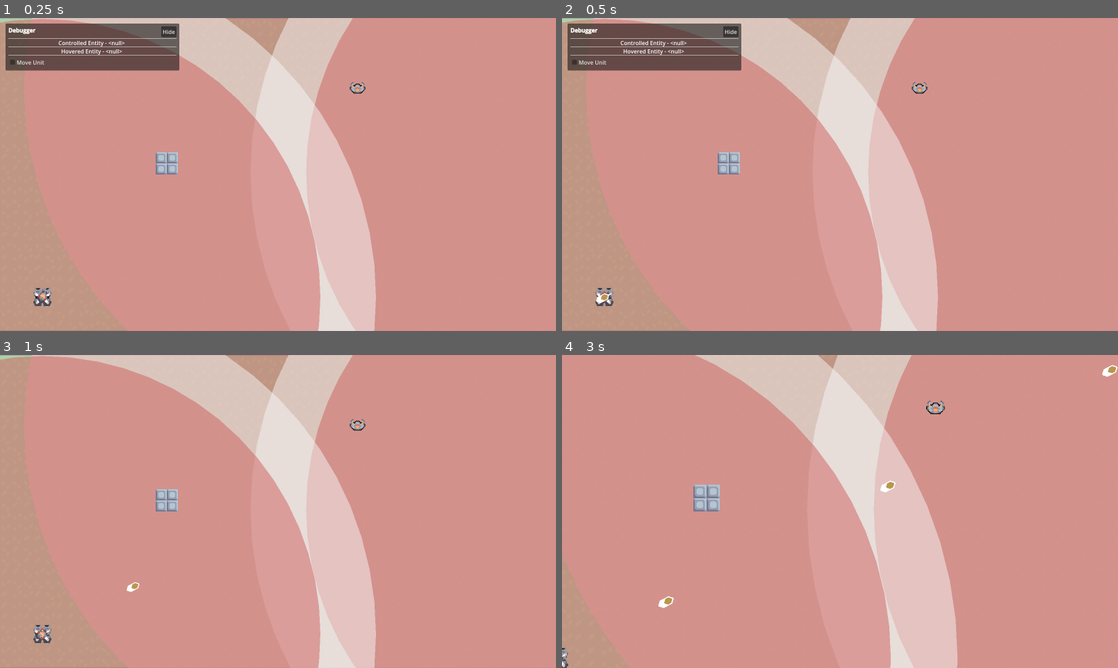
Above: before the commit, frames 1-4 (two rows, left to right).
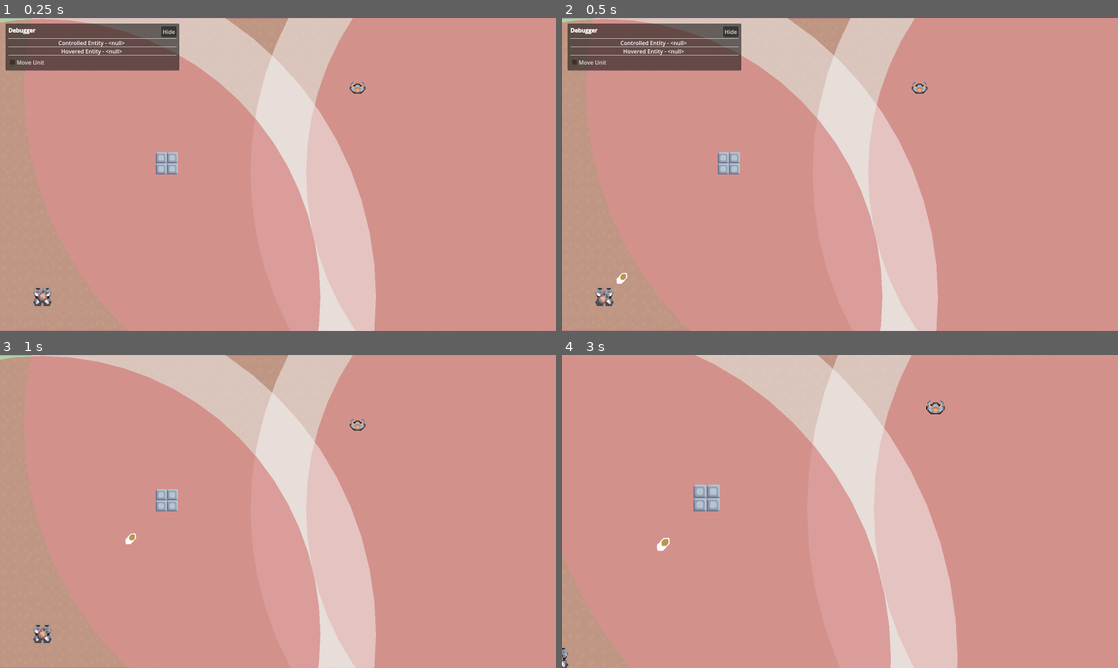
Above: after the commit, the same moments.

Repository: ToxicStarfall/mindustry-recreation
Game: Godot game, scene res://main.tscn
Same seed, same stepped clock (60 frames per second), same inputs: the game is played once before the commit and once after it.
Inputs (mouse positions are in pixels of both pictures, inside the frame that each line leads up to):
- Up to frame 1 (0.25 s): no input
- Up to frame 2 (0.5 s): no input
- Up to frame 3 (1 s): click "Hide" at 0.5 s
- Up to frame 4 (3 s): tap Enter at 1.25 s; drag from (917, 426) to (734, 505) at 1.27 s; drag from (606, 633) to (734, 505) at 2.02 s; move the mouse to (895, 442) at 2.77 s; hold D (move_right) from 2.78 s (still down); hold Mouse wheel up (zoom_in) from 2.78 s (still down)

Frame 1 is identical in both runs. In frame 2, 0.1% of the frame differs, in the area x 6-12%, y 81-92%; in frame 3, 0.1%; in frame 4, 0.3%, in the area x 0-100%, y 3-98%.

Commit message:
Refactoring and clean up
Added other things for future use

Diff:
--- a/components/node/attack_component.gd
+++ b/components/node/attack_component.gd
@@ -6,6 +6,7 @@
 @export_group("Main Attack")
 @export var weapons: Array[Weapon]
 @export var groups: Array[WeaponGroup]
+
 #@export_category("Special Attack")
 
 @export_category("Toggles")
@@ -13,29 +14,14 @@
 
 var is_attacking: bool = false  ## True when player is overriding attack
 
-#@onready var unit: Unit = get_parent()
+var target: Entity
 
-
-func _unhandled_input(event: InputEvent) -> void:
-	#if get_parent().is_controlled:
-		#if event.is_action_pressed("attack"):
-			#is_attacking = true
-		#if event.is_action_released("attack"):
-			#is_attacking = false
-
-		#if is_attacking:
-			#for weapon in weapons:
-				#weapon.attacking = true
-		#else:
-			#for weapon in weapons:
-				#weapon.attacking = false #if weapon.target == null else true  # Attacking stays true if there is a target.
-	pass
 
 
 func _physics_process(_delta: float) -> void:
 	if is_attacking:
 		for weapon in weapons:
-			weapon.target_position = get_parent().get_global_mouse_position()
+			weapon.targeted_position = owner.get_global_mouse_position()
 
 
 func set_attack_status(status: bool):
@@ -46,8 +32,5 @@
 		#print(weapon.attacking)
 
 		if !owner.is_controlled and !is_attacking:
-			if weapon.target != null:
+			if weapon.targeted_entity != null:
 				weapon.attacking = true  # Enable attacking if there was a previous target once player control stops.
-		#if is_attacking == false and :
-			#if weapon.target != null:
-				#weapon.attacking = true
--- a/components/node/targeting_component.gd
+++ b/components/node/targeting_component.gd
@@ -78,6 +78,21 @@
 				entities.erase(body)
 				targets.erase(body)
 
-				target_lost.emit(current_target)
+				target_lost.emit(current_target)  # NOTE: emitted when valid active or inactive targets exit attack range.
 				current_target = null
 	#print(body)
+
+
+func attack_target(target: Entity = null):
+	if target:
+		pass
+	else:
+		if current_target:
+			target_found.emit(current_target)
+		else:
+			pass
+
+
+
+func find_target() -> Entity:
+	return
--- a/components/resource/weapon_group.gd
+++ b/components/resource/weapon_group.gd
@@ -1,7 +1,9 @@
 class_name WeaponGroup
-extends Node
+#extends Node
+extends Resource
 
 @export var alternating: bool = true
 @export var alternate_delay: float = 0.0  ## If 0.0, delay is half of weapon
-@export var weapons: Array[Weapon] = []
+@export var weapons: Array[int] = []
+#@export var weapons: Array[Weapon] = []
 @export var subgroups: Array[WeaponGroup]
--- a/editor_tool.gd
+++ b/editor_tool.gd
@@ -10,12 +10,18 @@
 
 
 func _on_scene_tree_node_added(node: Node):
+	if node is Entity:
+		if node.input_pickable == false:
+			node.input_pickable = true
+
+	# Auto add collision
 	if node is HitboxComponent:
 		if !node.has_node("CollisionShape2D"):
 			var collision_shape = CollisionShape2D.new()
 			node.add_child( collision_shape )
 			collision_shape.owner = get_tree().edited_scene_root
 
+	# Auto add and set collision
 	elif node is TargetingComponent:
 		if !node.has_node("CollisionShape2D"):
 			node.collision_layer = 0
--- a/entities/entity.gd
+++ b/entities/entity.gd
@@ -8,7 +8,7 @@
 #@export var body: Body
 
 @export_group("Toggles")
-@export var is_targetable: bool = true
+@export var is_targetable: bool = true  ## Whether or not this entity is able to be targeted by other entities.
 @export var is_controllable: bool = true  ## Whether or not this entity is able to be controlled by the player.
 @export var is_selectable: bool = true  ## Whether or not this entity is able to be selected by the player.
 
@@ -27,15 +27,11 @@
 var weapons: Array[Weapon]
 var statuses: Array
 
-#@export var mouse_hovered: bool = false
-
 
 
 func _init() -> void:
 	child_entered_tree.connect( _on_child_entered_tree )
 	child_exiting_tree.connect( _on_child_exiting_tree )
-	#self.mouse_entered.connect( func(): mouse_hovered = true )
-	#self.mouse_exited.connect( func(): mouse_hovered = false )
 
 
 func _ready() -> void:
@@ -101,11 +97,6 @@
 		if is_selected:
 			pass
 
-	#if event.is_action_pressed("control"):
-		#if mouse_hovered:
-			#is_controlled = true
-			#Events.entity_controlled.emit(self)
-
 
 func _on_hitbox_hit(damage_comp: DamageComponent):
 	#if DefenseComp:
@@ -128,13 +119,13 @@
 ## Runs when there is no current target and a new target is found.
 func _on_target_found(entity: Entity):
 	if !is_controlled:
+		# TODO Fix target found spam when a target is on the edge of attack range.
 		print(self, " - target found: ", entity)
 		if entity.is_targetable:
 			for weapon in weapons:
 				weapon.attacking = true
-				#weapon.target_position = entity.global_position
-				weapon.target = entity
-			pass
+				#weapon.targeted_position = entity.global_position
+				weapon.targeted_entity = entity
 
 
 ## Runs when the current target changes to another valid target.
@@ -144,8 +135,8 @@
 		if entity.is_targetable:
 			for weapon in weapons:
 				#weapon.attacking = true
-				#weapon.target_position = entity.global_position
-				weapon.target = entity
+				#weapon.targeted_position = entity.global_position
+				weapon.targeted_entity = entity
 
 
 ## Runs when the current target is lost and there are no other valid targets.
@@ -155,5 +146,5 @@
 			print(self, " - target lost: ", entity)
 			for weapon in weapons:
 				weapon.attacking = false
-				weapon.target = null
-				weapon.target_position = Vector2.ZERO
+				weapon.targeted_entity = null
+				weapon.targeted_position = Vector2.ZERO
--- a/entities/projectiles/projectile.gd
+++ b/entities/projectiles/projectile.gd
@@ -9,8 +9,8 @@
 #@export var projectile: Texture2D
 #@export var projectile_back: Texture2D
 #@export var casing: Texture2D
-@export var speed: float = 10.0
-@export var lifetime: float = 10.0
+@export var speed: float = 10.0  ## Projectile speed in tiles/second.
+@export var lifetime: float = 10.0  ## Projectile lifeitme in seconds.
 #@export var falloff_curve: Curve
 #@export var spread: float
 #@export var casing_speed: float
--- /dev/null
+++ b/entities/templates/projectile_template.tscn
@@ -0,0 +1,3 @@
+[gd_scene format=3 uid="uid://x5ry22djbi4a"]
+
+[node name="ProjectileTemplate" type="Area2D" unique_id=1732217406]
--- a/entities/units/serpulo/dagger.tscn
+++ b/entities/units/serpulo/dagger.tscn
@@ -13,7 +13,7 @@
 [ext_resource type="Script" uid="uid://hyaclsf4mdaw" path="res://components/resource/weapon_group.gd" id="9_t0bvi"]
 [ext_resource type="Script" uid="uid://cyth0wwtyo0ym" path="res://components/node/targeting_component.gd" id="10_gbal3"]
 [ext_resource type="PackedScene" uid="uid://dbmtjqy8t7d4c" path="res://entities/projectiles/projectile.tscn" id="12_p3vrm"]
-[ext_resource type="Script" uid="uid://dkeiv4mg3ytus" path="res://weapons/turret.gd" id="13_igvuf"]
+[ext_resource type="Script" uid="uid://dkeiv4mg3ytus" path="res://weapons/ranged/turrets/turret.gd" id="13_igvuf"]
 [ext_resource type="Script" uid="uid://dqbskq33gkjmw" path="res://components/resource/damage_component.gd" id="13_y5dy5"]
 [ext_resource type="Texture2D" uid="uid://dbhgtwmkcvpb8" path="res://assets/sprites/entities/units/weapons/large-weapon.png" id="14_p3vrm"]
 [ext_resource type="AudioStream" uid="uid://bc375eituxqg8" path="res://assets/sounds/blaster.ogg" id="17_t0bvi"]
--- a/entities/units/stell/stell.tscn
+++ b/entities/units/stell/stell.tscn
@@ -8,7 +8,7 @@
 [ext_resource type="Script" uid="uid://bcnsah84lvxth" path="res://components/node/hitbox_component.gd" id="6_qa0yu"]
 [ext_resource type="Texture2D" uid="uid://uj3cyumcvnl6" path="res://entities/units/stell/stell-weapon.png" id="6_vr3tf"]
 [ext_resource type="Script" uid="uid://c6clt6s3n5xf4" path="res://components/node/defense_component.gd" id="8_qa0yu"]
-[ext_resource type="Script" uid="uid://dkeiv4mg3ytus" path="res://weapons/turret.gd" id="10_ncd0l"]
+[ext_resource type="Script" uid="uid://dkeiv4mg3ytus" path="res://weapons/ranged/turrets/turret.gd" id="10_ncd0l"]
 [ext_resource type="Script" uid="uid://capwm6jqredjg" path="res://components/node/health_component.gd" id="11_au8vn"]
 [ext_resource type="PackedScene" uid="uid://dbmtjqy8t7d4c" path="res://entities/projectiles/projectile.tscn" id="11_qa0yu"]
 [ext_resource type="Script" uid="uid://bwug1nqyeoi7p" path="res://components/node/movement_component.gd" id="12_nkf8w"]
@@ -103,6 +103,9 @@
 max_polyphony = 2
 area_mask = 2
 
+[node name="Marker2D" type="Marker2D" parent="Turret" unique_id=249404725]
+position = Vector2(13, 5.68248e-07)
+
 [node name="TargetingComponent" type="Area2D" parent="." unique_id=1149713576]
 z_index = -1
 collision_layer = 0
--- a/events.gd
+++ b/events.gd
@@ -8,3 +8,4 @@
 signal entity_selected (entity: Entity)
 
 signal projectile_spawned (projectile: Projectile)
+#signal projectile_spawn_requested (projectile: Projectile)
--- a/weapons/ranged_weapon.gd
+++ b/weapons/ranged/ranged_weapon.gd
@@ -10,22 +10,37 @@
 #@export_file("*.tscn") var projectile_scene: String = "res://scenes/enemies/"
 @export var projectile_scene: PackedScene
 
-@export_subgroup("Animation")
+#@export var overheats: bool = false
+#@export var heat_threshold: float = 100.0
+#@export var heat_rate: float = 10.0
+#@export var cool_rate: float = 8.0
+
+@export_group("Animation")
 @export var recoil_dist: float = 10.0  ## Distance of recoil effect in pixels.
+
+@export_group("Sounds")
+@export var fire_sound: AudioStream
+@export var reload_sound: AudioStream
+#@export var charge: AudioStream
+#@export var heatup_sound: AudioStream
+#@export var cooldown_sound: AudioStream
+
+#@export_group("Toggles")
+#@export var infinite_ammo: bool = false
 
 
 #func _physics_process(delta: float) -> void:
 	#pass
 
 
-#func _attack():
-	#fire_projectile()
+func attack():
+	fire_projectile(targeted_position)
 
 
-func fire_projectile(dir: Vector2, angle):
+func fire_projectile(dir: Vector2):
 	var projectile: Projectile = projectile_scene.instantiate()
-	projectile.faction = get_parent().faction
-	projectile.spawner_entity = get_parent()
+	projectile.faction = self.owner.faction
+	projectile.spawner_entity = self.owner
 	projectile.damage_comp = damage_comp
 	projectile.direction = dir.normalized()
 	projectile.position = self.global_position
--- /dev/null
+++ b/weapons/ranged/turrets/turret.gd
@@ -0,0 +1,41 @@
+class_name Turret
+extends RangedWeapon
+
+
+@export var aim_margin_degrees: float = 1.0  ##
+@export var rotation_speed: float = 90.0  ## Turret rotation speed in degrees.
+#@export var rotation_limit: float = 0.0  ## Maximum rotation amount clockwise and counter-clockwise. A value of 0 disabls rotation limit
+@export_range(0, 180.0) var rotation_limit_left: float = 0.0  ##
+@export_range(0, 180.0)  var rotation_limit_right: float = 0.0  ##
+@export var smart_aiming: bool = true  ## Enables aiming prediction.
+#@export_range(-10.0, 10.0) var a = 0.0
+
+@export_group("Sounds")
+@export var rotation_sound: AudioStream
+
+
+func _physics_process(delta: float) -> void:
+	if owner is Unit and !owner.is_controlled:
+		if targeted_entity:
+			targeted_position = targeted_entity.global_position
+			#print(targeted_entity.global_position)
+
+	if attacking:
+		#var mouse_pos = get_global_mouse_position()
+		var angle = rotation + get_angle_to(self.targeted_position)
+		rotation = rotate_toward(
+			rotation,
+			angle,
+			delta * deg_to_rad(rotation_speed)
+		)  # NOTE: rotate_towards() uses radians.
+
+		if !in_cooldown:
+			# Fires projectiles when current rotation is pointing in direction of aim within a certain margin.
+			if rotation == angle or abs(rotation - angle) < deg_to_rad(aim_margin_degrees):
+				in_cooldown = true
+				#fire_projectile(self.targeted_position - self.global_position, get_angle_to(self.targeted_position))
+				fire_projectile(self.targeted_position - self.global_position)
+				#if has_node("AudioStreamPlayer2D"):
+					#$AudioStreamPlayer2D.play()
+				await get_tree().create_timer(cooldown).timeout
+				in_cooldown = false
--- a/weapons/turret.gd
+++ /dev/null
@@ -1,25 +0,0 @@
-class_name Turret
-extends RangedWeapon
-
-
-@export var aim_margin_degrees: float = 1.0  ##
-@export var rotation_speed: float = 90.0  ## Turret rotation speed in degrees.
-@export var smart_aiming: bool = true  ## Enables aiming prediction.
-
-
-func _physics_process(delta: float) -> void:
-	super(delta)
-
-	if attacking:
-		#var mouse_pos = get_global_mouse_position()
-		var angle = rotation + get_angle_to(self.target_position)
-		rotation = rotate_toward(rotation, angle, delta * deg_to_rad(rotation_speed))  # NOTE: rotate_towards() uses radians.
-
-		if !in_cooldown:
-			if rotation == angle or abs(rotation - angle) < deg_to_rad(aim_margin_degrees):
-				in_cooldown = true
-				fire_projectile(self.target_position - self.global_position, get_angle_to(self.target_position))
-				#if has_node("AudioStreamPlayer2D"):
-					#$AudioStreamPlayer2D.play()
-				await get_tree().create_timer(cooldown).timeout
-				in_cooldown = false
--- a/weapons/weapon.gd
+++ b/weapons/weapon.gd
@@ -1,40 +1,32 @@
+@abstract
 @icon("res://assets/icons/weapon.svg")
 class_name Weapon
 extends Node2D
 
 
-#@export var ammo: int = 60
-#@export var magazine: int = 20
-#@export var max_ammo: int = 0  #
-#@export var aim_margin_degrees: float = 1.0  ##
-#@export var rotation_speed: float = 90.0  ## Turret rotation speed in degrees.
-#@export var smart_aiming: bool = true  ## Enables aiming prediction.
-
-#@export_file(".") var projectile_scene: PackedScene
-#@export_file("*.tscn") var projectile_scene: String = "res://scenes/enemies/"
-#@export var projectile_scene: PackedScene
 @export var damage_comp: DamageComponent
 @export var delay: float = 0.5
 @export var cooldown: float = 1.0
 
-
 var attacking: bool = false
 var in_cooldown: bool = false
 
-var target: Entity
-var target_position: Vector2
+var targeted_entity: Entity
+var targeted_position: Vector2
 
 
 
 func _physics_process(_delta: float) -> void:
-	#if get_parent() is Unit and !get_parent().is_controlled:
-		#if target:
-			#target_position = target.global_position
-			#print(target.global_position)
-	#else:
-		#target_position = get_global_mouse_position()
 	pass
 
 
-func _attack():
-	pass
+@abstract func attack()
+
+
+func target_entity(entity: Entity):
+	if entity.is_targetable:
+		targeted_entity = entity
+
+
+func target_position(pos: Vector2):
+	targeted_position = pos
Renamed: weapons/ranged_weapon.gd.uid -> weapons/ranged/ranged_weapon.gd.uid
Renamed: weapons/turret.gd.uid -> weapons/ranged/turrets/turret.gd.uid
